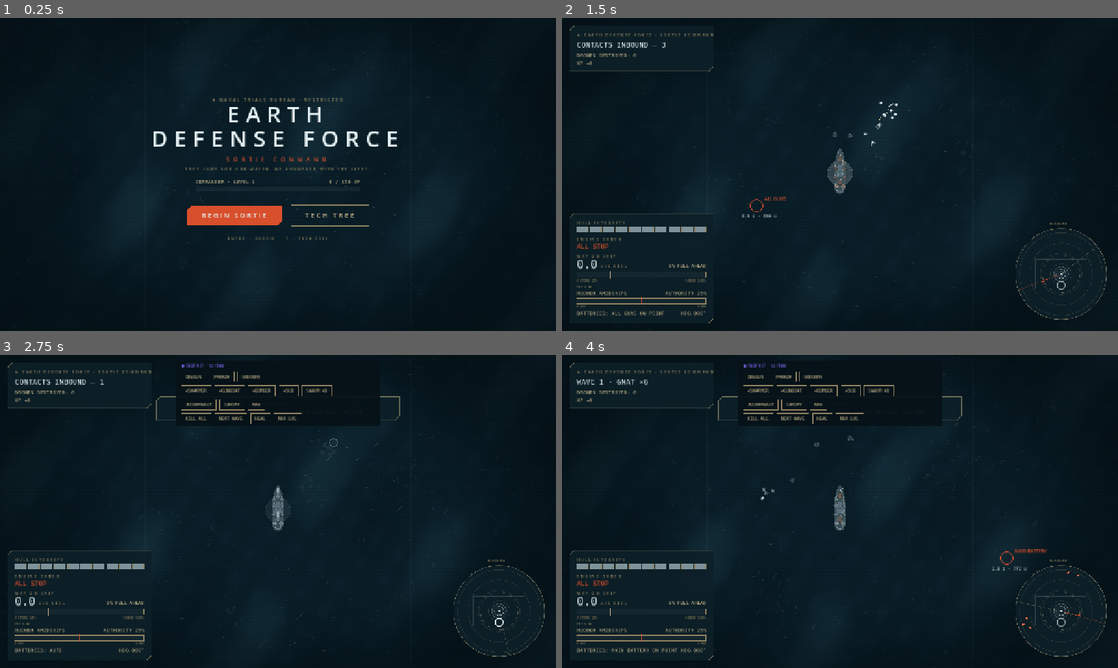
Above: before the commit, frames 1-4 (two rows, left to right).
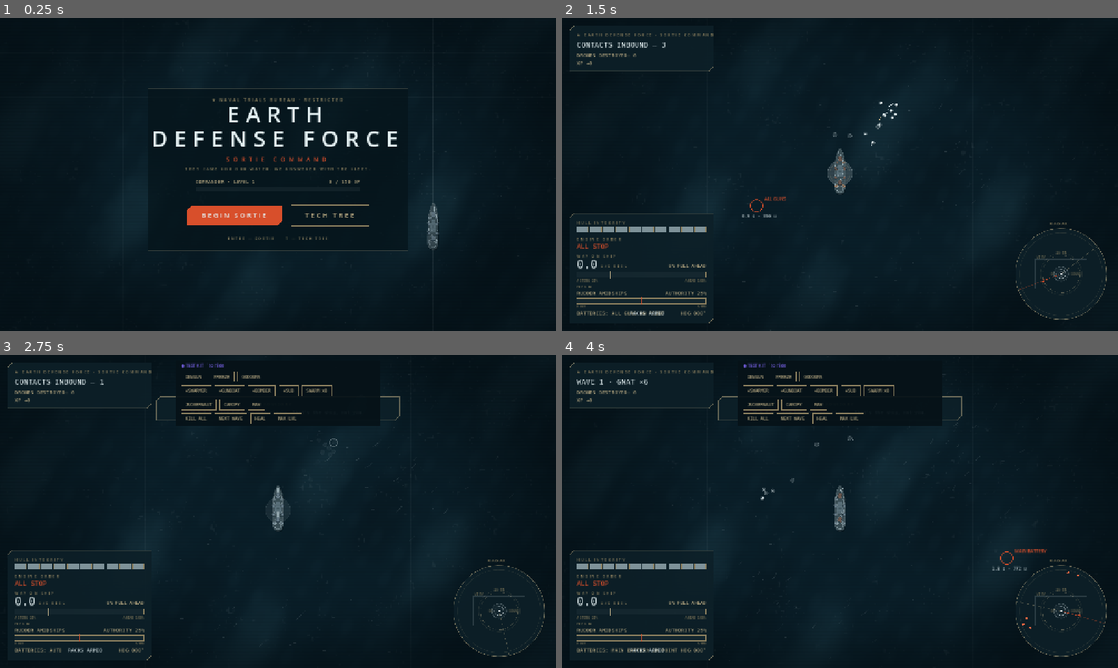
Above: after the commit, the same moments.

Repository: Jordan-Doerksen/battle-ship-game
Game: Godot game, scene res://scenes/Main.tscn
Two runs of this game, one before a commit and one after it. Both use one fixed random seed, a clock stepped at 60 frames per second and the inputs below.
Inputs (mouse positions are in pixels of both pictures, inside the frame that each line leads up to):
- Up to frame 1 (0.25 s): no input
- Up to frame 2 (1.5 s): tap Enter (ui_accept) at 0.5 s; drag from (840, 174) to (895, 105) at 0.52 s; drag from (728, 190) to (812, 237) at 1.27 s
- Up to frame 3 (2.75 s): move the mouse to (333, 442) at 2.02 s; tap ` (dev_toggle) at 2.1 s; click (333, 442) at 2.17 s; tap T (open_tree) at 2.3 s
- Up to frame 4 (4 s): tap Enter (ui_accept) at 2.75, 3.77 s; drag from (840, 511) to (673, 464) at 2.77 s; move the mouse to (1006, 558) at 3.52 s; hold Right mouse button (force_fire_large) from 3.53 s (still down); click (1006, 558) at 3.67 s; tap T (open_tree) at 3.8 s

The runs differ from the first frame. In frame 1, 0.5% of the frame differs, in the area x 26-82%, y 22-75%; in frame 2, 0.2%; in frame 3, 0.2%; in frame 4, 0.2%.

Commit message:
Play-test tune: the scope speaks plainly, the title fights back
Owner feedback, first C12 play-test. Rack state off the scope (the dial
read as a floating contact) onto the gauge plate's instrument line: RACKS
ARMED / RACKS - fixed width, never reflows. Scope ring diet (1000u marks
only) + micro-labels: 16-IN, SONAR, DC, VIEW - everything on the scope is
named now. Title ATTRACT MODE: a real auto-piloted sortie behind a scrimmed
title (player's unlocks, sound on, off-center camera, 3s relaunch on demo
death; nothing banks, no hints fire). view_rect() culls around the camera
(the C9 audit's flagged trap, made real by the attract cam). ScreenshotC12
proofs. Full gate green.

Co-Authored-By: Claude Fable 5 <noreply@anthropic.com>

Diff:
--- a/scripts/app/Main.gd
+++ b/scripts/app/Main.gd
@@ -36,6 +36,7 @@
 var _sea_t: float = 0.0           # the C9 sea clock — cosmetic, frozen under reduced motion
 var _target_zoom: float = 0.51    # C10: the wheel drives this; the camera lerps toward it
 var _lost_ms: int = -1            # C12: tick when run_over was first observed (-1 = alive)
+var _attract_wait: float = 0.0    # C12 attract: seconds since the demo ship died (relaunch timer)
 var _hint_id: String = ""         # C12: the one active drip hint ("" = none)
 var _hint_ms: int = 0             # C12: tick the active hint went up
 @onready var _field: FieldRenderer = $Field
@@ -82,11 +83,9 @@
 		_devkit.bind(self)
 	else:
 		_devkit.queue_free()
-	# a quiet world idles behind the menus (never stepped until a sortie starts)
-	cfgs = Tech.apply(base_cfgs, profile.unlocked)
-	world = GameWorld.new(0)
-	_field.bind(world, field_cfg, cam_cfg, cfgs)
-	_gauges.bind(world, cfgs)
+	# C12 play-test tune: the title needed some action — an auto-piloted ATTRACT sortie runs
+	# behind the menus (real sim, synthetic helm, the player's own unlocks; nothing banks)
+	_start_attract()
 	show_screen("title")
 
 func show_screen(next: String) -> void:
@@ -94,12 +93,48 @@
 	_title.visible = next == "title"
 	_tree.visible = next == "tree"
 	_gauges.visible = next == "game"
-	_field.show_ship = next == "game"   # open sea behind the menus, no ghost hull under the title
+	_field.show_ship = next != "tree"   # the attract war shows under the title; the tree keeps open sea
 	_field.queue_redraw()
 	if next == "title":
 		_title.queue_redraw()
 	if next == "tree":
 		_tree.queue_redraw()
+
+# C12 attract: a fresh demo world with the player's own unlocks — the fleet fights itself a
+# little while nobody's driving. Real sim, real waves; never banked, never hinted.
+func _start_attract() -> void:
+	cfgs = Tech.apply(base_cfgs, profile.unlocked)
+	world = GameWorld.new(int(Time.get_ticks_usec()))
+	_accum = 0.0
+	_attract_wait = 0.0
+	_field.bind(world, field_cfg, cam_cfg, cfgs)
+	_gauges.bind(world, cfgs)
+
+func _step_attract(delta: float) -> void:
+	if world.run_over:
+		_attract_wait += delta   # let the death play out, then quietly relaunch
+		if _attract_wait > 3.0:
+			_start_attract()
+			return
+	else:
+		world.input.thrust = 1.0 if Movement.keel_speeds(world).x < cfgs.movement.max_speed_ahead * 0.75 else 0.0
+		world.input.rudder = sin(world.elapsed * 0.07) * 0.35 + sin(world.elapsed * 0.023 + 1.7) * 0.2
+		world.input.force_all = false
+		world.input.force_large = false
+		world.input.force_medium = false
+	_accum += delta
+	var steps: int = 0
+	while _accum >= _step and steps < sim_cfg.max_frame_catchup:
+		Sim.step(world, _step, cfgs)
+		_accum -= _step
+		steps += 1
+	if steps >= sim_cfg.max_frame_catchup:
+		_accum = 0.0
+	_field.consume_effects(world.effects)
+	_sfx.consume_effects(world.effects, world.elapsed)
+	world.effects.clear()
+	# off-center follow: the title plate owns screen center — the demo ship rides beside it
+	_cam.position = world.ship_pos - Vector2(700.0, 250.0)
 
 func start_sortie() -> void:
 	cfgs = Tech.apply(base_cfgs, profile.unlocked)   # tech derives config BEFORE the run
@@ -223,7 +258,9 @@
 	_update_camera(delta)
 	_update_sea(delta)
 	if state != "game":
-		_field.queue_redraw()   # foam keeps drifting under the title/tree screens
+		if state == "title":
+			_step_attract(delta)   # C12: the attract war fights on under the title
+		_field.queue_redraw()      # foam keeps drifting under the title/tree screens
 		return
 	if OS.is_debug_build() and Input.is_action_just_pressed("dev_toggle"):
 		_devkit.visible = not _devkit.visible
--- a/scripts/render/FieldRenderer.gd
+++ b/scripts/render/FieldRenderer.gd
@@ -128,9 +128,11 @@
 	FxRender.draw_fx(self)
 
 func view_rect() -> Rect2:
+	# culls around the CAMERA, not the ship — identical in a sortie (the cam is ship-locked),
+	# but the C12 attract camera rides off-center and ship-centered culling would pop the edges
 	var cam := get_viewport().get_camera_2d()
 	var size: Vector2 = get_viewport_rect().size / (cam.zoom if cam != null else Vector2.ONE)
-	return Rect2(_world.ship_pos - size * 0.5, size)
+	return Rect2((cam.position if cam != null else _world.ship_pos) - size * 0.5, size)
 
 func zoom() -> float:
 	var cam := get_viewport().get_camera_2d()
--- a/scripts/ui/HelmGauges.gd
+++ b/scripts/ui/HelmGauges.gd
@@ -154,7 +154,7 @@
 	draw_string(_mono, Vector2(right - _mono.get_string_size("STBD", HORIZONTAL_ALIGNMENT_LEFT, -1, 8).x, y + 8.0),
 		"STBD", HORIZONTAL_ALIGNMENT_LEFT, -1, 8, BRASS_DIM)
 
-	# ── batteries + heading ──
+	# ── batteries + racks + heading ──
 	y += 24.0
 	var ol := _order_label()
 	draw_string(_mono, Vector2(x, y), "BATTERIES: " + (ol + " ON POINT" if ol != "" else "AUTO"),
@@ -162,6 +162,13 @@
 	var hdg_txt := "HDG %03d°" % roundi(fposmod(_world.ship_heading * 180.0 / PI, 360.0))
 	draw_string(_mono, Vector2(right - _mono.get_string_size(hdg_txt, HORIZONTAL_ALIGNMENT_LEFT, -1, 12).x, y),
 		hdg_txt, HORIZONTAL_ALIGNMENT_LEFT, -1, 12, BRASS)
+	# C12 rack state, relocated at the play-test (the on-scope dial read as a contact):
+	# center of the same instrument line — both states same width, the plate never reflows
+	var armed: bool = _world.dc_cool <= 0.0
+	var rack_txt := "RACKS ARMED" if armed else "RACKS · · ·"
+	var rack_w := _mono.get_string_size(rack_txt, HORIZONTAL_ALIGNMENT_LEFT, -1, 12).x
+	draw_string(_mono, Vector2(x + (right - x - rack_w) * 0.56, y), rack_txt,
+		HORIZONTAL_ALIGNMENT_LEFT, -1, 12, FOAM if armed else BRASS_DIM)
 
 func _order_text(along: float, speed: float) -> String:
 	var t := _world.input.thrust
@@ -266,18 +273,22 @@
 	var k: float = RADAR_R / rng_u
 	draw_circle(c, RADAR_R, Color(0.051, 0.125, 0.157, 0.9))
 	draw_arc(c, RADAR_R, 0.0, TAU, 64, PLATE_EDGE, 1.0, true)
-	var d := 500.0
+	# play-test tune: 500u rings made the center ring soup — 1000u marks only, fainter
+	var d := 1000.0
 	while d < rng_u:
-		draw_arc(c, d * k, 0.0, TAU, 48, Color(BRASS.r, BRASS.g, BRASS.b, 0.16), 1.0, true)
-		d += 500.0
+		draw_arc(c, d * k, 0.0, TAU, 48, Color(BRASS.r, BRASS.g, BRASS.b, 0.12), 1.0, true)
+		d += 1000.0
 	var mb := _cfgs.weapons.by_id("mb16")
-	if mb != null:   # main-battery reach, dashed
+	if mb != null:   # main-battery reach, dashed + named (play-test: nothing was named)
 		_dashed_arc(c, mb.range_u * k, Color(BRASS.r, BRASS.g, BRASS.b, 0.35))
+		_micro_label(Vector2(c.x, c.y - mb.range_u * k - 3.0), "16-IN", 0)
 	# C5: the sonar radius — a soft filled ring, the only part of the scope that hears the deep
 	draw_circle(c, _cfgs.sonar.radius * k, Color(FOAM.r, FOAM.g, FOAM.b, 0.045))
 	draw_arc(c, _cfgs.sonar.radius * k, 0.0, TAU, 48, Color(FOAM.r, FOAM.g, FOAM.b, 0.28), 1.0, true)
+	_micro_label(Vector2(c.x + _cfgs.sonar.radius * k + 4.0, c.y + 3.0), "SONAR", 1)
 	# C12: the depth-charge arm range — DASHED foam, unmistakably a weapon ring, not ears
 	_dashed_arc(c, _cfgs.sonar.dc_range * k, Color(FOAM.r, FOAM.g, FOAM.b, 0.6))
+	_micro_label(Vector2(c.x - _cfgs.sonar.dc_range * k - 4.0, c.y + 3.0), "DC", -1)
 	# viewport extent
 	var view: Vector2 = get_viewport_rect().size
 	var cam := get_viewport().get_camera_2d()
@@ -285,6 +296,7 @@
 	var vw: float = view.x * 0.5 / zoom * k
 	var vh: float = view.y * 0.5 / zoom * k
 	draw_rect(Rect2(c.x - vw, c.y - vh, vw * 2.0, vh * 2.0), Color(FOAM.r, FOAM.g, FOAM.b, 0.14), false, 1.0)
+	_micro_label(Vector2(c.x - vw + 3.0, c.y - vh - 2.0), "VIEW", 1)
 	# sweep (cosmetic)
 	var sw: float = fmod(Time.get_ticks_msec() * 0.0016, TAU)
 	draw_line(c, c + Vector2(sin(sw), -cos(sw)) * RADAR_R, Color(BRASS.r, BRASS.g, BRASS.b, 0.3), 1.0)
@@ -381,19 +393,17 @@
 	var f := Vector2(sin(_world.ship_heading), -cos(_world.ship_heading))
 	draw_line(c - f * 4.0, c + f * 7.0, FOAM, 1.6)
 	draw_circle(c, 2.0, FOAM)
-	# C12: rack state — a small cooldown dial below the own-ship blip. Fills over the volley
-	# cooldown in dim brass; blinks gently in foam when the racks are ready. Nothing labeled —
-	# the scope stays quiet (mockup panel 2).
-	var ac := c + Vector2(0.0, 26.0)
-	var rack_fill: float = 1.0 - clampf(_world.dc_cool / maxf(_cfgs.sonar.dc_cooldown, 0.001), 0.0, 1.0)
-	draw_arc(ac, 9.0, 0.0, TAU, 24, Color(FOAM.r, FOAM.g, FOAM.b, 0.15), 2.5, true)
-	if _world.dc_cool > 0.0:
-		if rack_fill > 0.0:
-			draw_arc(ac, 9.0, -PI / 2.0, -PI / 2.0 + TAU * rack_fill, 24, BRASS_DIM, 2.5, true)
-	else:
-		var blink: bool = (Time.get_ticks_msec() / 400) % 2 == 0
-		draw_arc(ac, 9.0, 0.0, TAU, 24, Color(FOAM.r, FOAM.g, FOAM.b, 0.95 if blink else 0.5), 2.5, true)
+	# (play-test tune: the C12 rack dial looked like a contact floating in the water —
+	#  the rack state moved to the gauge plate's batteries line, where instruments live)
 	_label(c.x - 26.0, c.y - RADAR_R - 8.0, "RADAR")
+
+# tiny on-scope ring name (play-test tune: nothing on the scope was named).
+# align: -1 = text ends at pos, 0 = centered on pos, 1 = text starts at pos.
+func _micro_label(pos: Vector2, text: String, align: int) -> void:
+	var w: float = _mono.get_string_size(text, HORIZONTAL_ALIGNMENT_LEFT, -1, 8).x
+	var x: float = pos.x - (w if align < 0 else (w * 0.5 if align == 0 else 0.0))
+	draw_string(_mono, Vector2(x, pos.y), text, HORIZONTAL_ALIGNMENT_LEFT, -1, 8,
+		Color(BRASS_DIM.r, BRASS_DIM.g, BRASS_DIM.b, 0.75))
 
 func _dashed_arc(c: Vector2, r: float, col: Color) -> void:
 	var segs := 36
--- a/scripts/ui/TitleScreen.gd
+++ b/scripts/ui/TitleScreen.gd
@@ -54,6 +54,10 @@
 		return
 	var cx := size.x * 0.5
 	var cy := size.y * 0.42
+	# C12 play-test: an attract battle runs behind this screen — a quiet scrim keeps the title
+	# legible while the war shows around it
+	draw_rect(Rect2(cx - 300.0, cy - 140.0, 600.0, 372.0), Color(0.02, 0.078, 0.102, 0.72))
+	draw_rect(Rect2(cx - 300.0, cy - 140.0, 600.0, 372.0), Color(0.804, 0.729, 0.557, 0.25), false, 1.0)
 	_spaced(cx, cy - 110.0, "★ NAVAL TRIALS BUREAU · RESTRICTED", 10, BRASS_DIM, 3.0)
 	_spaced(cx, cy - 62.0, "EARTH", 52, FOAM, 14.0)
 	_spaced(cx, cy - 6.0, "DEFENSE FORCE", 52, FOAM, 14.0)
--- /dev/null
+++ b/tests/ScreenshotC12.tscn
@@ -0,0 +1,9 @@
+[gd_scene load_steps=3 format=3]
+
+[ext_resource type="PackedScene" path="res://scenes/Main.tscn" id="1"]
+[ext_resource type="Script" path="res://tests/screenshot_c12.gd" id="2"]
+
+[node name="ScreenshotC12" type="Node"]
+script = ExtResource("2")
+
+[node name="Main" parent="." instance=ExtResource("1")]
--- /dev/null
+++ b/tests/screenshot_c12.gd
@@ -0,0 +1,26 @@
+extends Node
+# TEMPORARY dev harness (not part of the verify gate): C12 + play-test-tune proofs — the attract
+# battle under the title (scrim + action), then a sortie's cleaned-up scope (ring labels, RACKS
+# readout on the plate) with a hint plate up.
+
+const OUT := "C:/Users/Doerk/AppData/Local/Temp/claude/C--projects/16634eea-72ab-4d6d-a258-f38bc2e50372/scratchpad/"
+
+var t: int = 0
+@onready var main: Node = get_node("Main")
+
+func _shot(path: String) -> void:
+	get_viewport().get_texture().get_image().save_png(path)
+	print("SHOT " + path)
+
+func _process(_delta: float) -> void:
+	t += 1
+	if t == 1500:   # the attract war has waves on screen by now
+		_shot(OUT + "tune_title_attract.png")
+	if t == 1510:
+		main.start_sortie()
+		main.world.godmode = true
+		Input.action_press("helm_ahead")
+	if t == 1800:   # helm hint plate up (first-profile drip), scope labeled, racks armed
+		_shot(OUT + "tune_scope_hud.png")
+	if t >= 1805:
+		get_tree().quit()
Not shown, changed: DECISIONS.md
Not shown, changed: docs/CHANGELOG.md
